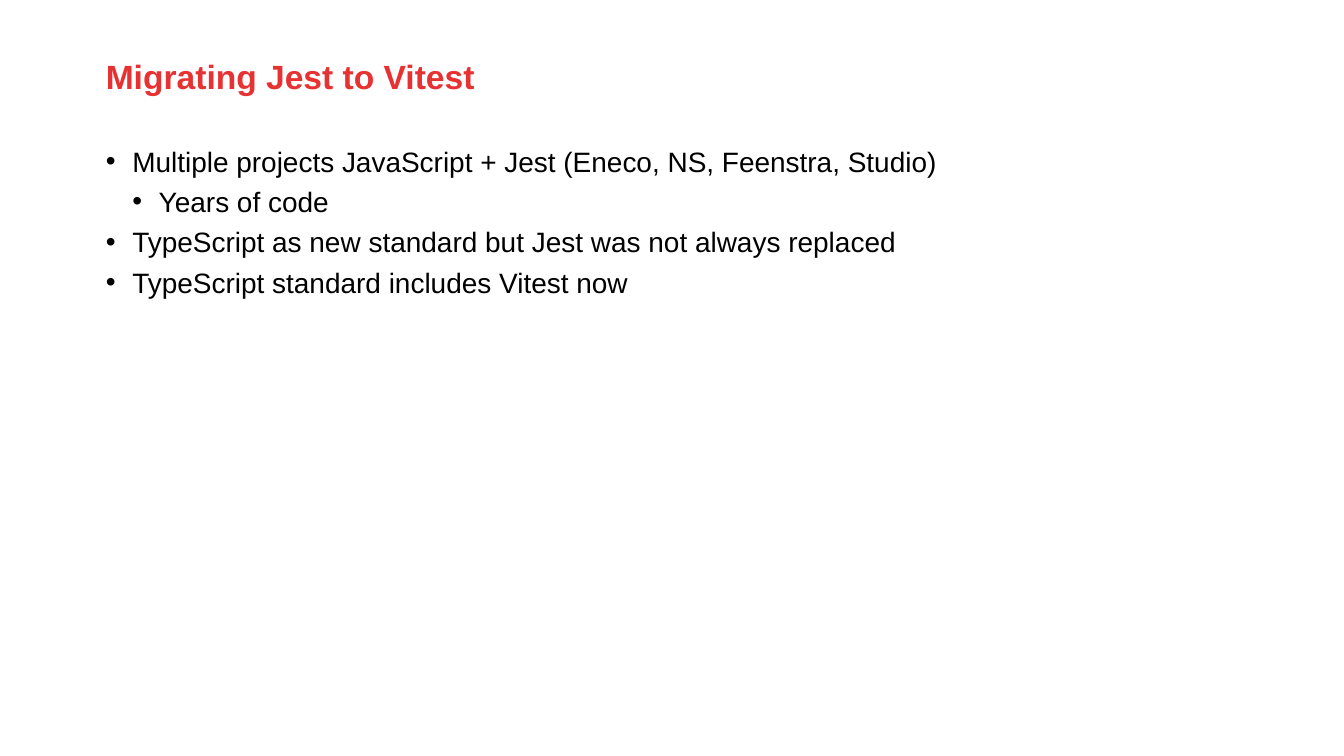
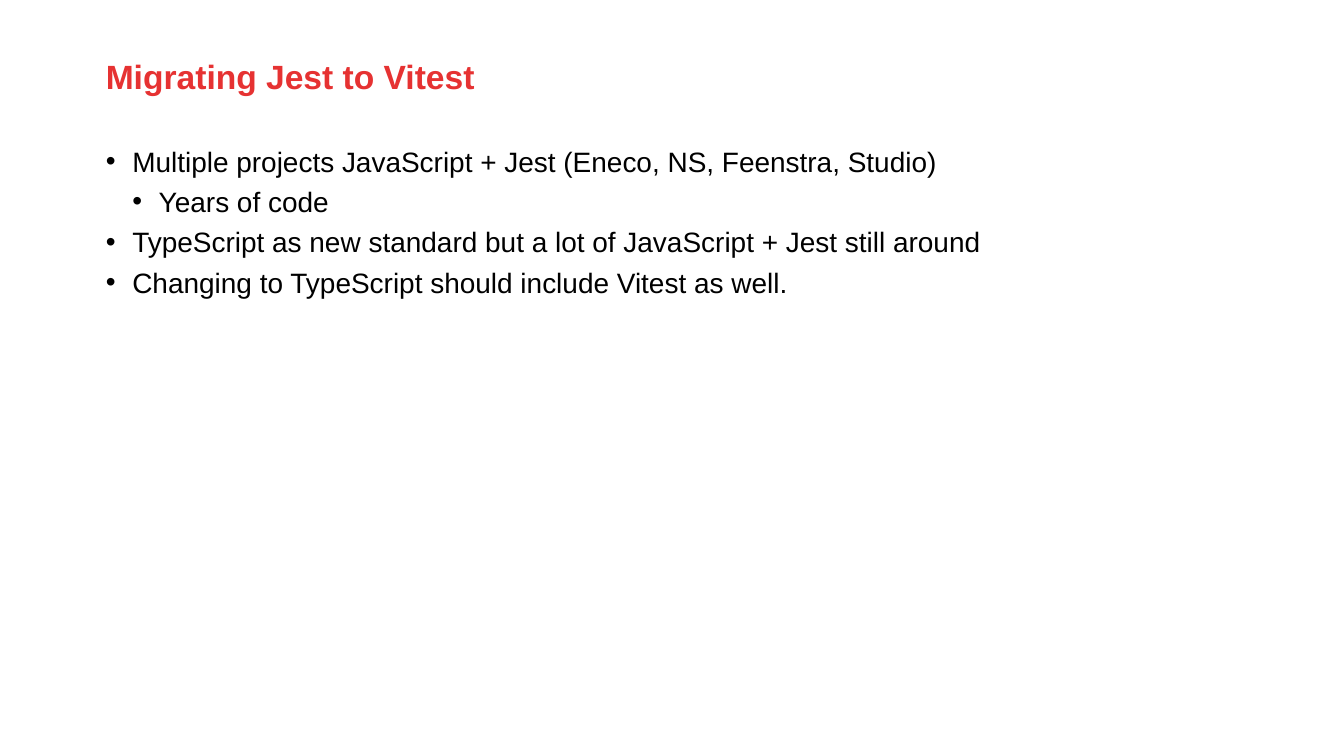
Before and after one commit to AMISConclusion/sig-typescript-unit-testing, a slide deck: slide 10 of typescript_unit_testing_with_vitest.pptx. Drawn at 1344x756 pixels with LibreOffice and Linux fonts; fonts in the diff are those of the drawing; background and template pictures are left out. Boxes give left, top, right and bottom in pixels: in the first picture for what was removed or moved away, otherwise in the second. Text is boxed around its words. In the diff, an @@ line names an element or a change of style, - is before the commit and + after.

```diff
--- a/typescript_unit_testing_with_vitest.pptx
+++ b/typescript_unit_testing_with_vitest.pptx
@@ text at box(132, 231, 980, 298): text changed @@
-• TypeScript as new standard but Jest was not always replaced
-• TypeScript standard includes Vitest now
+• TypeScript as new standard but a lot of JavaScript + Jest still around
+• Changing to TypeScript should include Vitest as well.
```
Also in this commit, not shown: 11 other slides changed, 1 other file.
